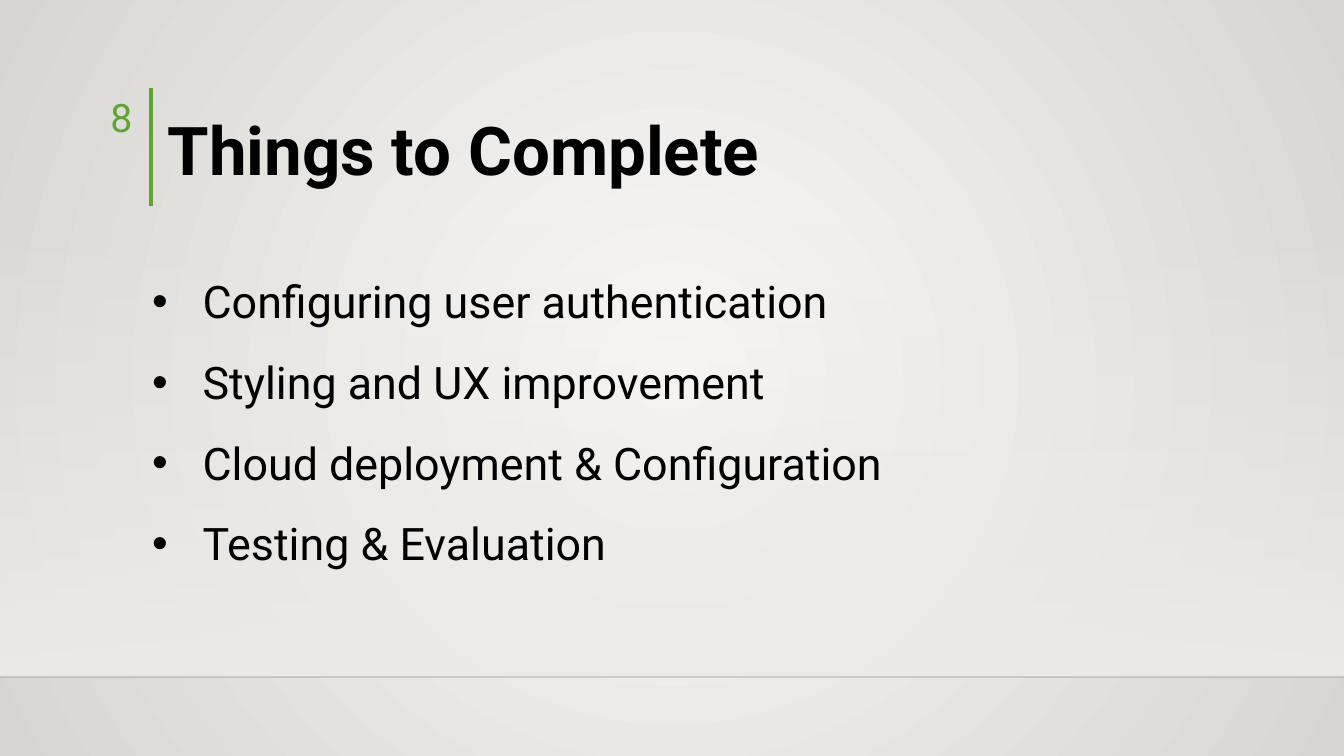
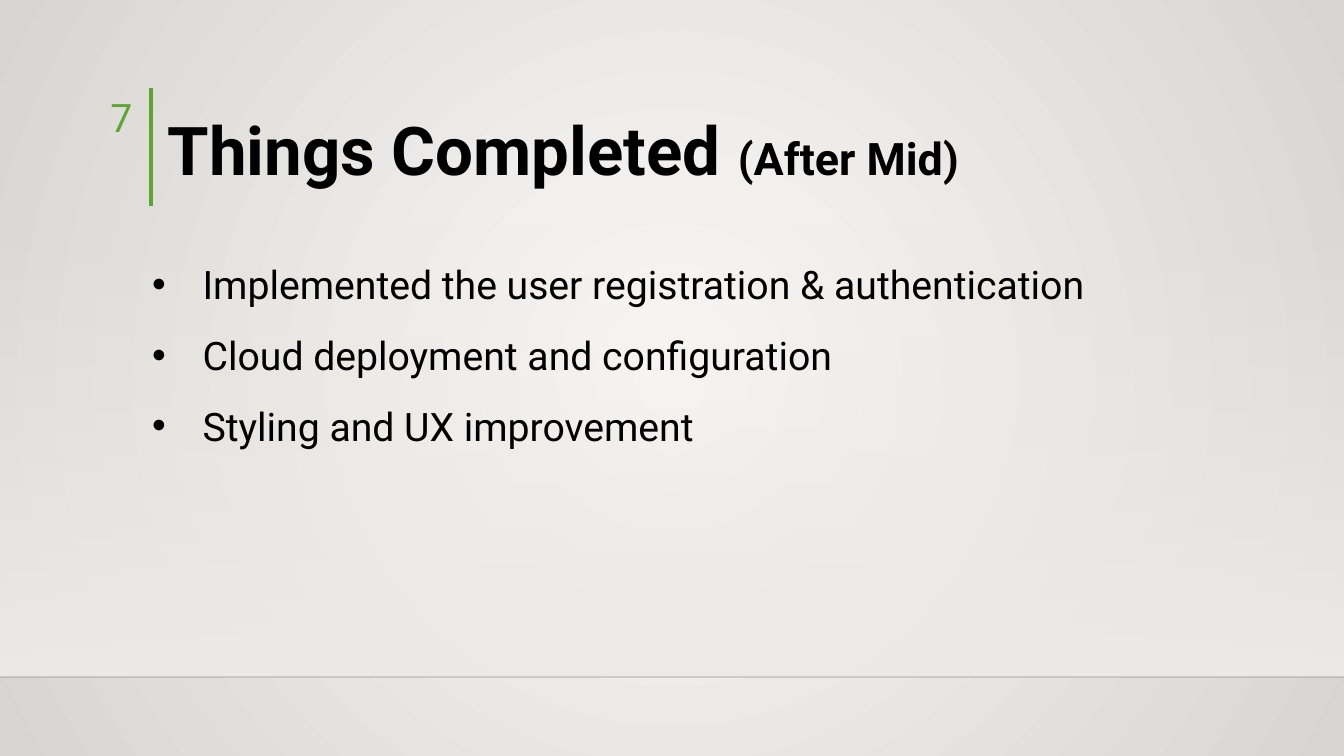
Before and after one commit to hisni/CO227-Project, a slide deck: slide 7 of Docs/Presentation - Final.pptx (slide 8 before the commit). Drawn at 1344x756 pixels with LibreOffice and Linux fonts; fonts in the diff are those of the drawing; background and template pictures are left out. Boxes give left, top, right and bottom in pixels: in the first picture for what was removed or moved away, otherwise in the second. Text is boxed around its words. In the diff, an @@ line names an element or a change of style, - is before the commit and + after.

```diff
--- a/Docs/Presentation - Final.pptx
+++ b/Docs/Presentation - Final.pptx
@@ page number at (110, 104, 132, 132): text changed @@
-8
+7
@@ text removed at (168, 124, 759, 189) @@
-Things to Complete
@@ text added at (168, 124, 959, 189), 48 pt, text #000000, bold @@
+Things Completed (After Mid)
@@ text "Implemented the user registration & ...": place and size @@
-text "Implemented the user registration & ..." at (203, 284, 882, 570)
+text "Implemented the user registration & ..." at (203, 269, 1084, 450)
@@ text at (203, 269, 1084, 379): text changed; size 32 to 28 pt @@
-• Configuring user authentication
+• Implemented the user registration & authentication
+• Cloud deployment and configuration
@@ text at (203, 411, 694, 450): size 32 to 28 pt in "Styling and UX improvement" @@
@@ text at (203, 446, 882, 570): paragraphs removed @@
-• Cloud deployment & Configuration
-• Testing & Evaluation
```
Also in this commit, not shown: 3 other slides changed, 4 other files.
